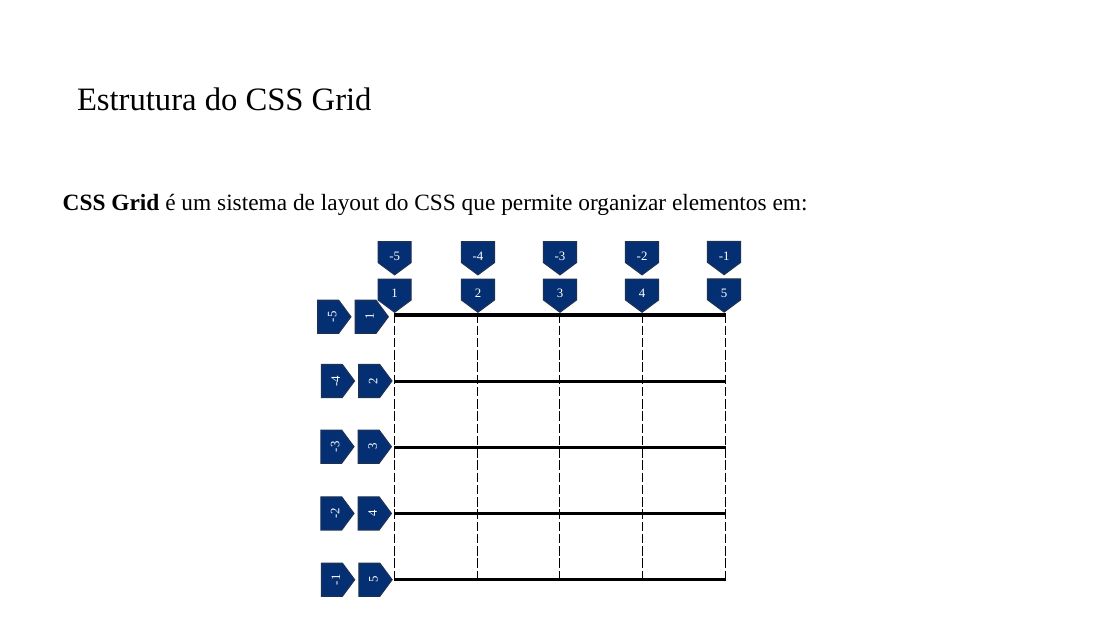
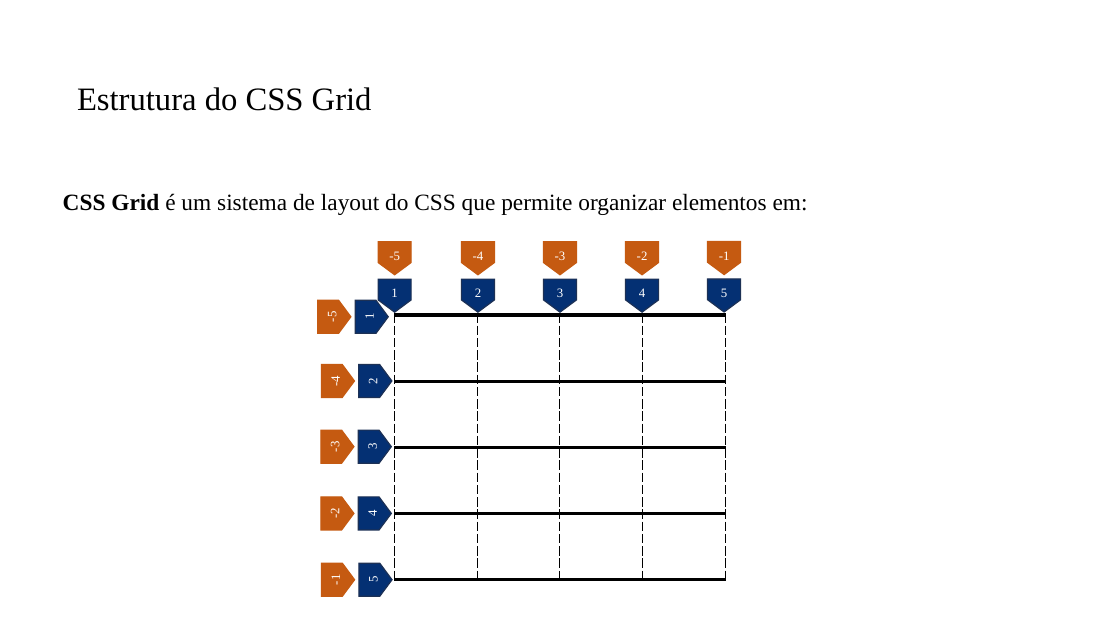
Before and after one commit to PedroMiho/UMC, a slide deck: slide 7 of Programação para Internet/Módulo 1 - HTML e CSS/Aula 07 - Introdução ao FlexGrid/Flex Box.pptx. Drawn at 1120x630 pixels with LibreOffice and Linux fonts; fonts in the diff are those of the drawing; background and template pictures are left out. Boxes give left, top, right and bottom in pixels: in the first picture for what was removed or moved away, otherwise in the second. Text is boxed around its words. In the diff, an @@ line names an element or a change of style, - is before the commit and + after.

```diff
--- a/Programação para Internet/Módulo 1 - HTML e CSS/Aula 07 - Introdução ao FlexGrid/Flex Box.pptx
+++ b/Programação para Internet/Módulo 1 - HTML e CSS/Aula 07 - Introdução ao FlexGrid/Flex Box.pptx
@@ fill #043073 to #C55A11; outline #1E3256 1 pt to #C55A11 1 pt in 10 elements at (378, 242, 411, 275), (461, 242, 494, 275), (544, 242, 576, 275), (626, 242, 659, 275), (707, 242, 740, 275), (318, 301, 350, 334), (322, 365, 355, 397), (321, 430, 354, 463), (321, 497, 354, 530), (322, 564, 355, 597) @@
```
Also in this commit, not shown: 1 slide added, 4 other files.
